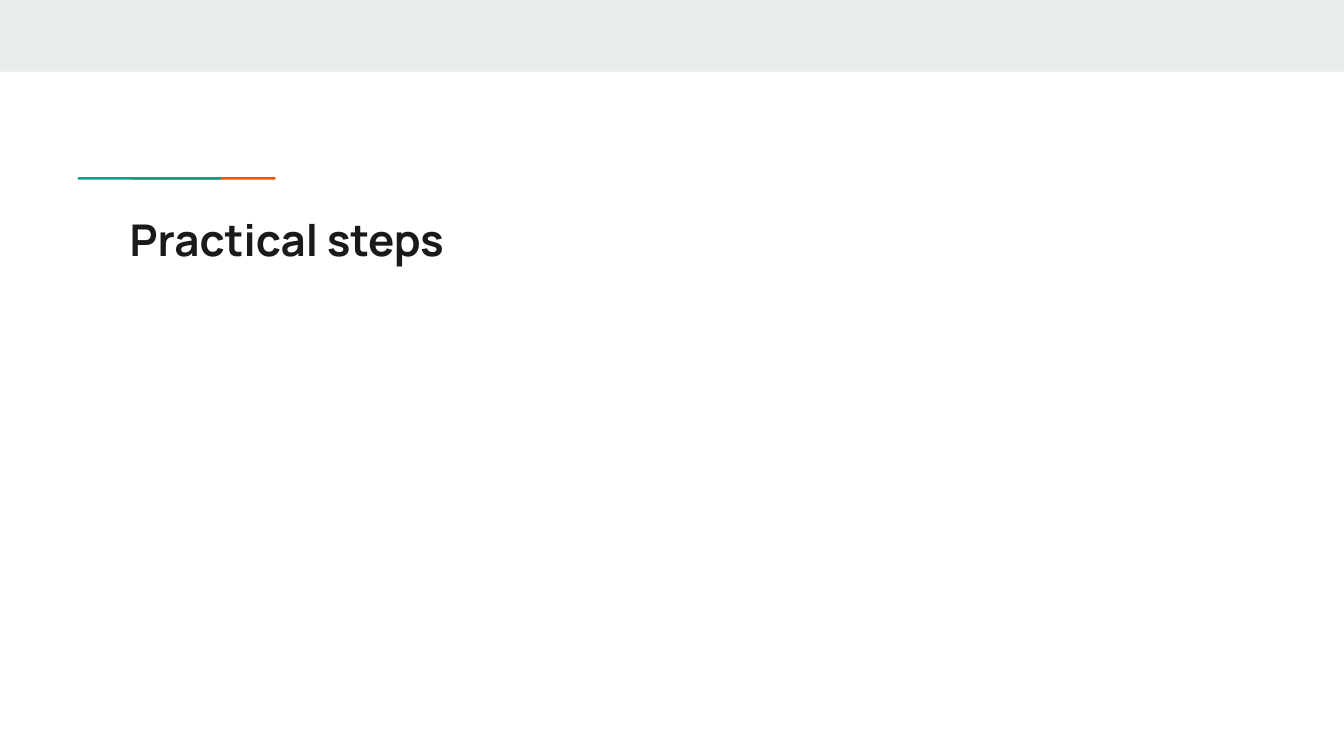
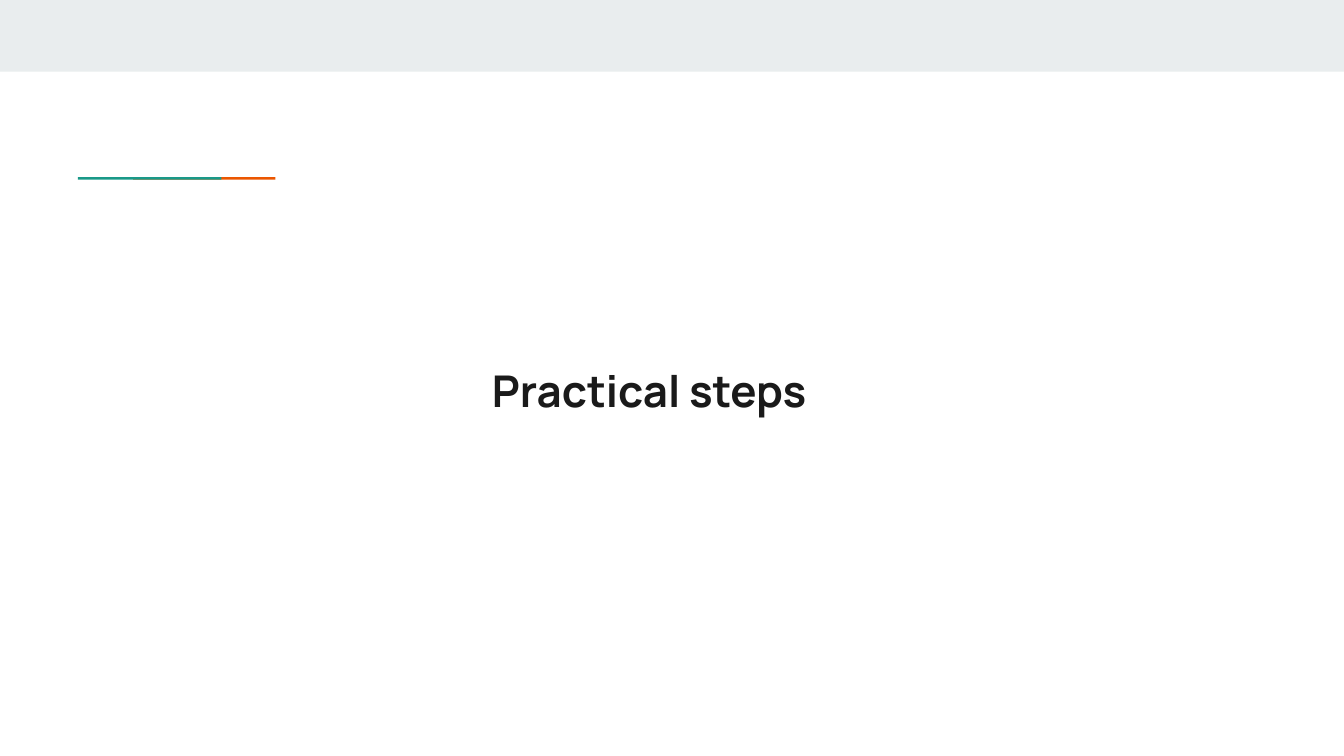
Before and after one commit to Health-RI/health-ri-metadata, a slide deck: slide 16 of Presentations/[DRAFT]HRI_Metadata_Schema_ImagingGroup_KickOff.pptx. Drawn at 1344x756 pixels with LibreOffice and Linux fonts; fonts in the diff are those of the drawing. Boxes give left, top, right and bottom in pixels: in the first picture for what was removed or moved away, otherwise in the second. Text is boxed around its words. In the diff, an @@ line names an element or a change of style, - is before the commit and + after.

```diff
--- a/Presentations/[DRAFT]HRI_Metadata_Schema_ImagingGroup_KickOff.pptx
+++ b/Presentations/[DRAFT]HRI_Metadata_Schema_ImagingGroup_KickOff.pptx
@@ title "Practical steps": place and size @@
-title "Practical steps" at [130,224,444,267]
+title "Practical steps" at [492,375,806,418]
```
Also in this commit, not shown: 10 other slides changed.
